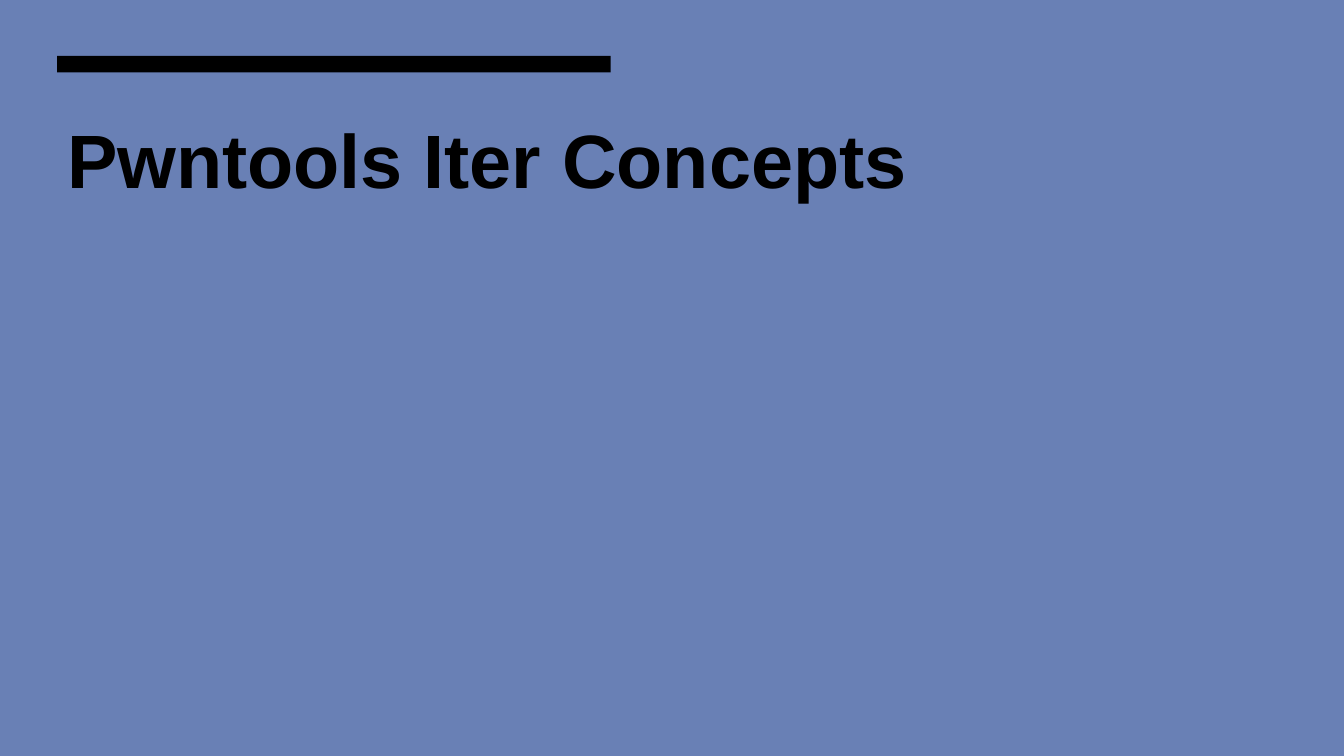
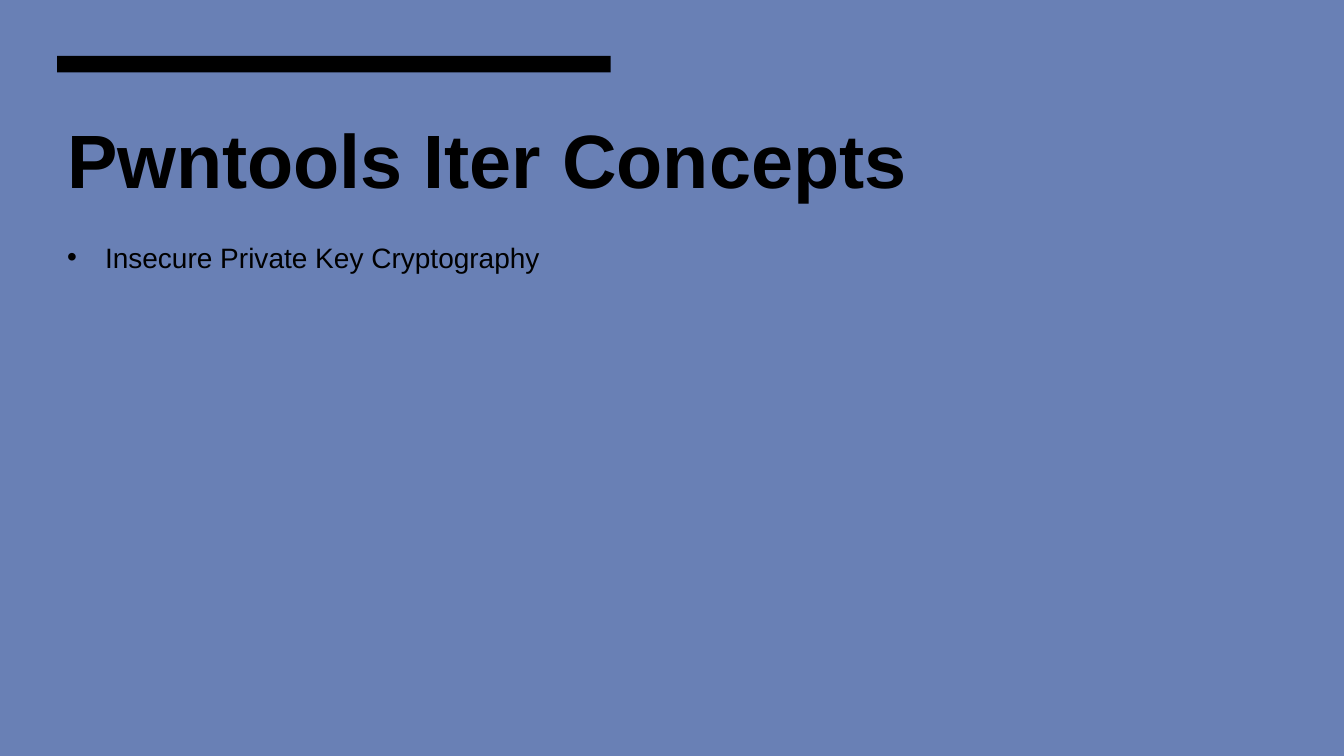
Before and after one commit to TKleb/SA-Documentation, a slide deck: slide 9 of documents/presentations/SA_Meeting_1125.pptx (slide 10 before the commit). Drawn at 1344x756 pixels with LibreOffice and Linux fonts; fonts in the diff are those of the drawing. Boxes give left, top, right and bottom in pixels: in the first picture for what was removed or moved away, otherwise in the second. Text is boxed around its words. In the diff, an @@ line names an element or a change of style, - is before the commit and + after.

```diff
--- a/documents/presentations/SA_Meeting_1125.pptx
+++ b/documents/presentations/SA_Meeting_1125.pptx
@@ text added at (105, 247, 539, 273), 20 pt, text #000000 @@
+• Insecure Private Key Cryptography
```
Also in this commit, not shown: 4 other slides changed.
